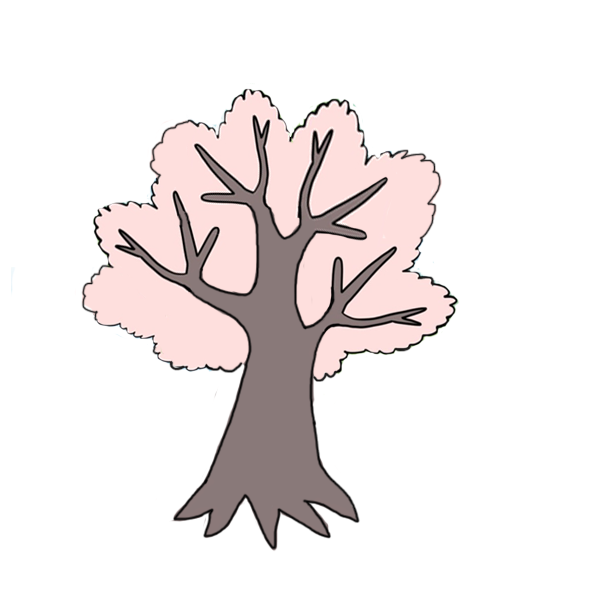
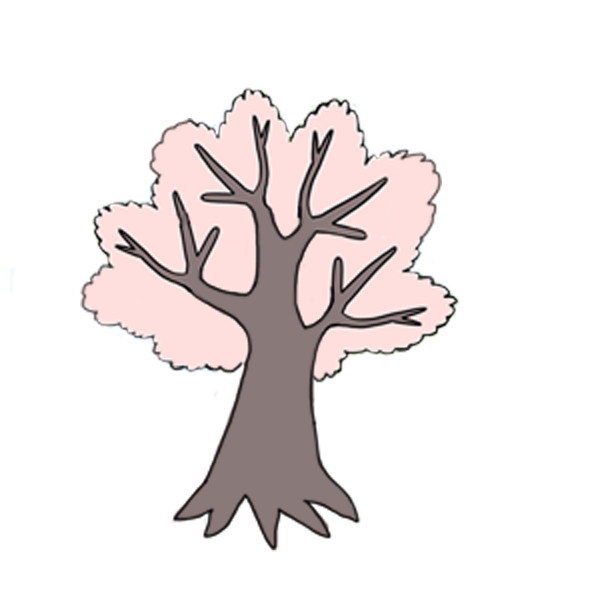
Layer changes from the first 600 x 600 image to the second:
painted on "레이어 5" over [80, 118, 442, 550]
painted on "레이어 2 사본 3" over [10, 82, 460, 552]
